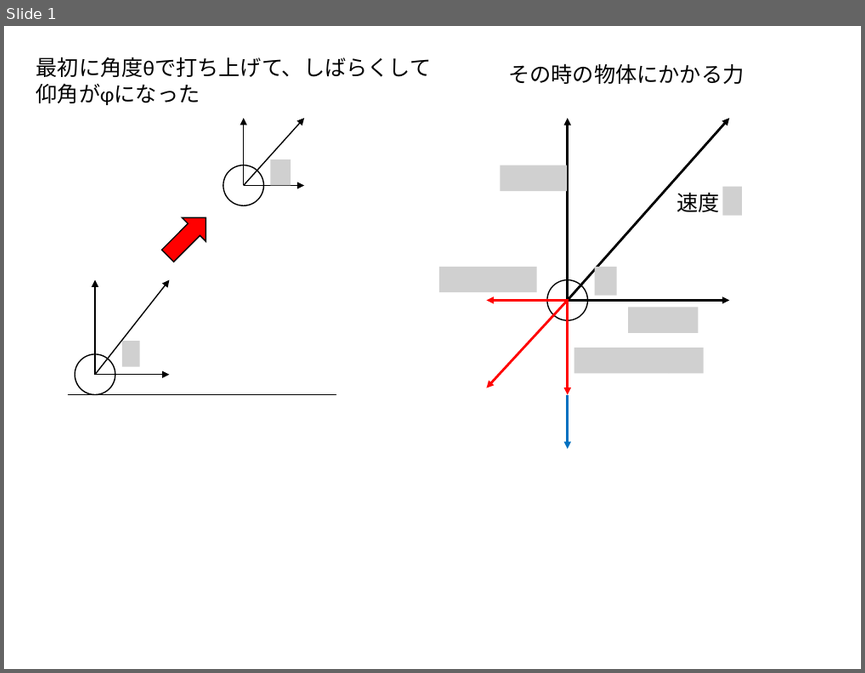
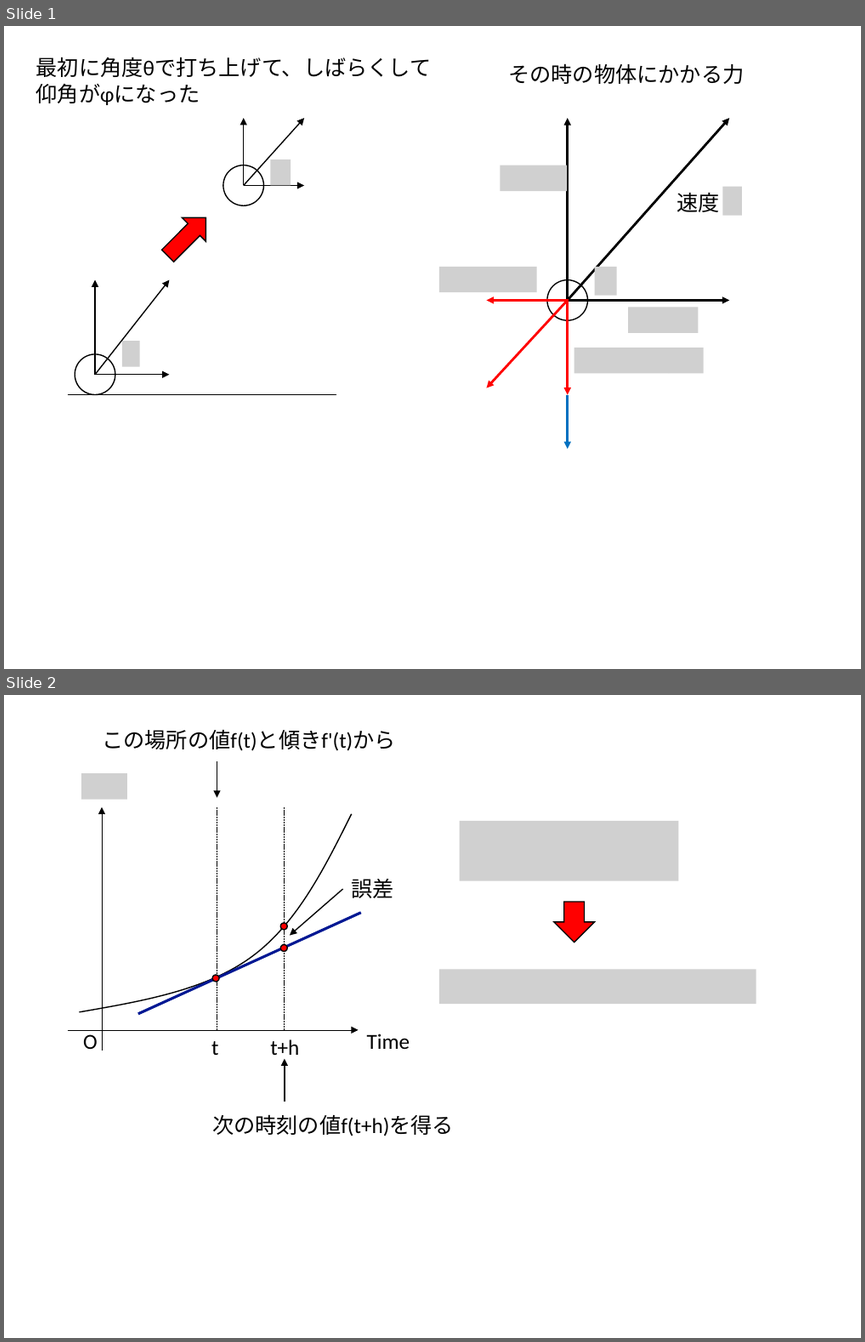
Before and after one commit to kaityo256/python_zero, a slide deck: simulation/fig/fig.pptx. Shown one above the other, each under a label of ours: slide 1 before the commit, slides 1 and 2 after it. The pictures are 865x673 and 865x1342 pixels, drawn with LibreOffice and Linux fonts; fonts in the diff are those of the drawing; grey boxes stand for pictures. Boxes give left, top, right and bottom in pixels: in the first picture for what was removed or moved away, otherwise in the second. Text is boxed around its words. In the diff, an @@ line names an element or a change of style, - is before the commit and + after.

```diff
--- a/simulation/fig/fig.pptx
+++ b/simulation/fig/fig.pptx
@@ slide 2 added at bbox=[4, 695, 861, 1338], background #FFFFFF @@
@@ text added at bbox=[102, 730, 396, 751], 18 pt, text #000000 @@
+この場所の値f(t)と傾きf'(t)から
@@ arrow added from (216, 761) to (216, 798), #000000 1 pt @@
@@ picture added at bbox=[82, 774, 127, 800] @@
@@ freeform shape added at bbox=[80, 814, 352, 1012], outline #000000 1 pt @@
@@ arrow added from (102, 1049) to (102, 807), #000000 0.5 pt @@
@@ line added from (216, 1030) to (216, 807), #000000 0.5 pt dashed @@
@@ line added from (284, 1030) to (284, 807), #000000 0.5 pt dashed @@
@@ picture added at bbox=[459, 821, 678, 881] @@
@@ arrow added from (342, 889) to (290, 935), #000000 1 pt @@
@@ text added at bbox=[352, 879, 394, 898], 18 pt, text #000000 @@
+誤差
@@ line added from (138, 1014) to (361, 913), #011893 2.25 pt @@
@@ ellipse added at bbox=[281, 923, 288, 930], fill #FF0000, outline #000000 1 pt @@
@@ down arrow added at bbox=[554, 902, 595, 941], fill #FF0000, outline #000000 1 pt @@
@@ ellipse added at bbox=[281, 944, 288, 951], fill #FF0000, outline #000000 1 pt @@
@@ ellipse added at bbox=[212, 975, 219, 981], fill #FF0000, outline #000000 1 pt @@
@@ picture added at bbox=[439, 970, 756, 1004] @@
@@ arrow added from (69, 1030) to (358, 1030), #000000 0.5 pt @@
@@ text added at bbox=[83, 1034, 98, 1049], 18 pt, text #000000 @@
+O
@@ text added at bbox=[211, 1041, 218, 1055], 18 pt, text #000000 @@
+t
@@ text added at bbox=[270, 1039, 299, 1060], 18 pt, text #000000 @@
+t+h
@@ text added at bbox=[367, 1033, 410, 1049], 18 pt, text #000000 @@
+Time
@@ arrow added from (284, 1101) to (284, 1058), #000000 1 pt @@
@@ text added at bbox=[212, 1114, 454, 1136], 18 pt, text #000000 @@
+次の時刻の値f(t+h)を得る
```
Also in this commit, not shown: 1 slide changed, 1 other slide added, 11 other files.
